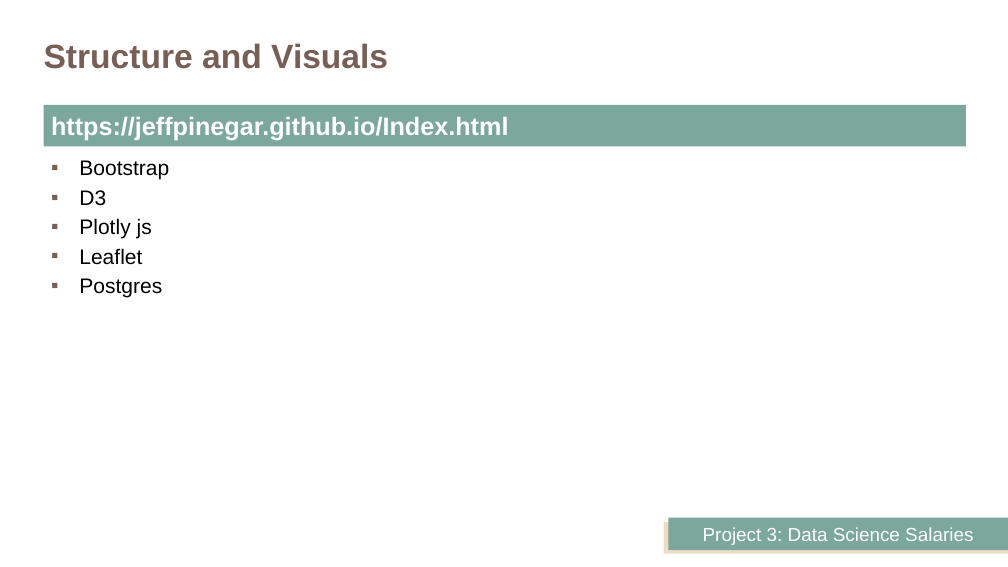
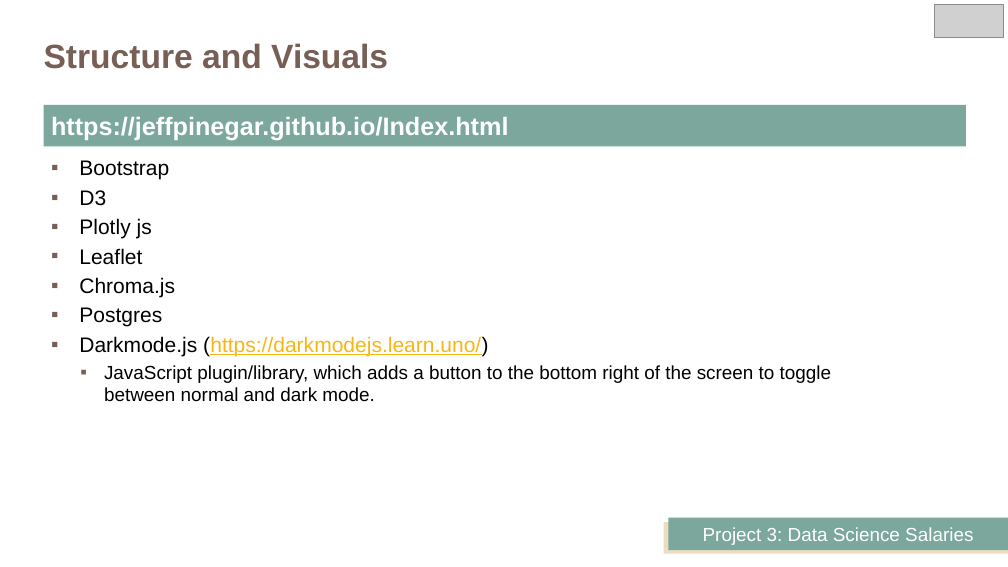
Before and after one commit to K-Mulholland/DataScience_Salaries, a slide deck: slide 5 of DataScience_Salaries.pptx. Drawn at 1008x567 pixels with LibreOffice and Linux fonts; fonts in the diff are those of the drawing; grey boxes stand for pictures. Boxes give left, top, right and bottom in pixels: in the first picture for what was removed or moved away, otherwise in the second. Text is boxed around its words. In the diff, an @@ line names an element or a change of style, - is before the commit and + after.

```diff
--- a/DataScience_Salaries.pptx
+++ b/DataScience_Salaries.pptx
@@ picture added at [935,5,1003,37] @@
@@ text at [79,277,175,298]: paragraph added @@
+▪ Chroma.js
@@ text at [79,336,831,402]: paragraphs added @@
+▪ Darkmode.js (https://darkmodejs.learn.uno/)
+  ▪ JavaScript plugin/library, which adds a button to the bottom right of the screen to toggle between normal and dark mode.
```
Also in this commit, not shown: 6 other slides changed, 7 slides added, 13 slides removed, 35 other files.
